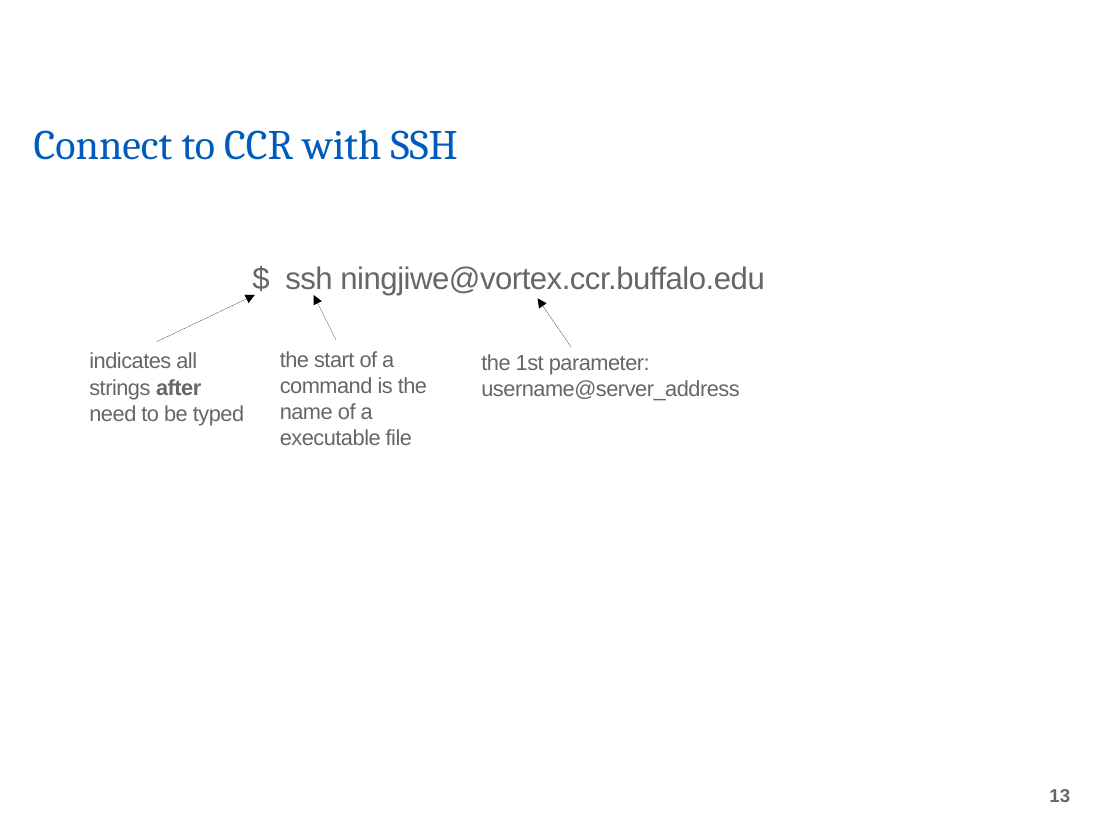
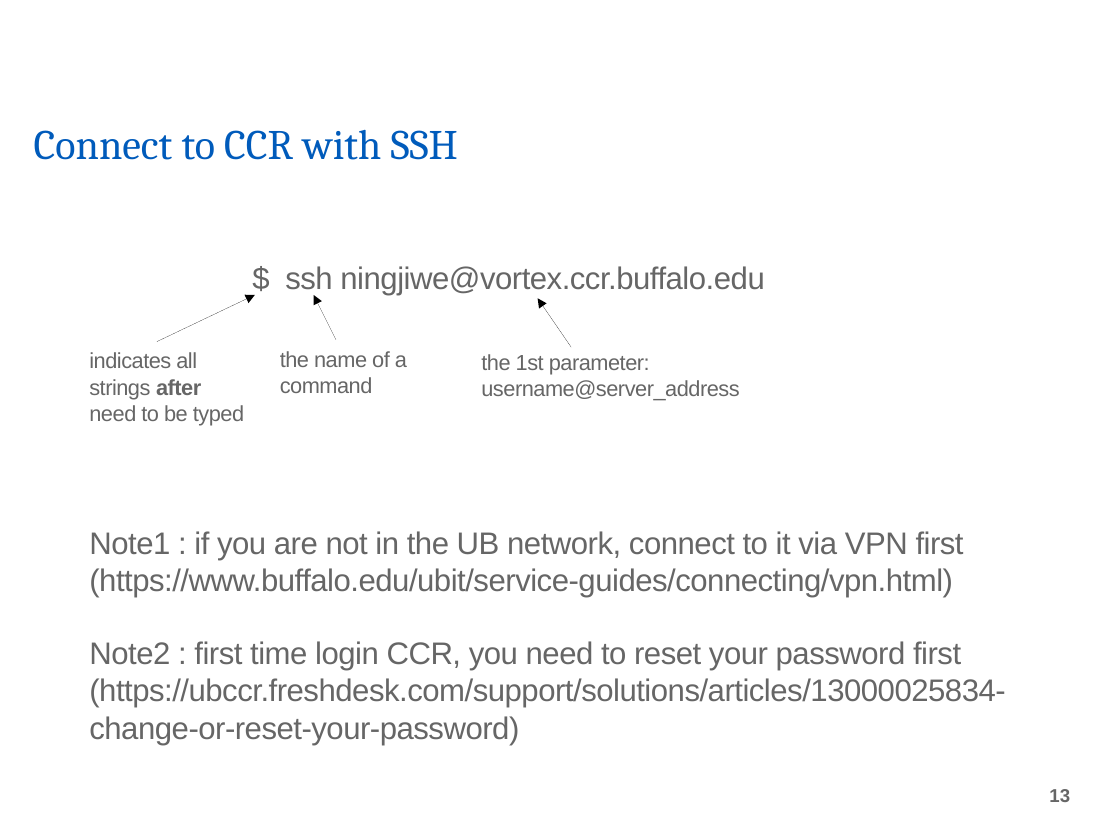
Before and after one commit to tidues/Intro-to-Linux-Server, a slide deck: slide 13 of IntroToLinuxServer.odp. Drawn at 1120x840 pixels with LibreOffice and Linux fonts; fonts in the diff are those of the drawing; background and template pictures are left out. Boxes give left, top, right and bottom in pixels: in the first picture for what was removed or moved away, otherwise in the second. Text is boxed around its words. In the diff, an @@ line names an element or a change of style, - is before the commit and + after.

```diff
--- a/IntroToLinuxServer.odp
+++ b/IntroToLinuxServer.odp
@@ text at box(280, 351, 407, 393): text changed @@
-the start of a command is the name of a executable file
+the name of a command
@@ text added at box(89, 531, 964, 597), 20 pt, text #666666 @@
+Note1 : if you are not in the UB network, connect to it via VPN first
+(https://www.buffalo.edu/ubit/service-guides/connecting/vpn.html)
@@ text added at box(89, 641, 1005, 745), 20 pt, text #666666 @@
+Note2 : first time login CCR, you need to reset your password first
+(https://ubccr.freshdesk.com/support/solutions/articles/13000025834-change-or-reset-your-password)
```
Also in this commit, not shown: 13 other slides changed, 27 other files.
